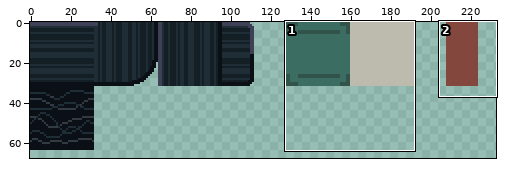
File history of a pixel-art file, asset_files/sub_atlas.ase. Above, an overview of the earlier version with the close-up marked.
Close-up. Before the edit:
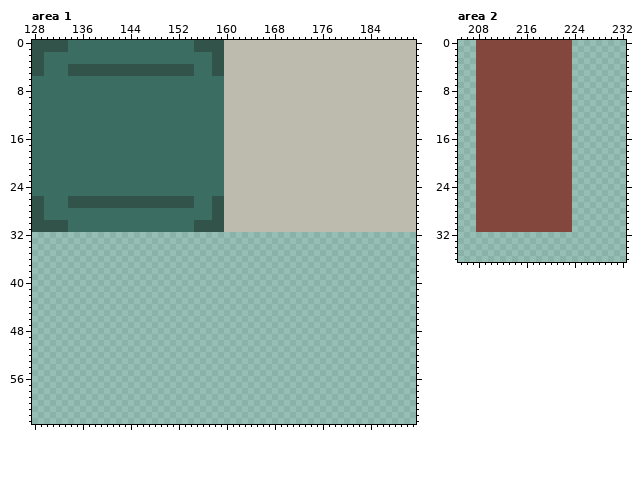
256x256 pixels, 1 frame. Shown: area 1: x 128..191, y 0..63; area 2: x 205..232, y 0..36. The wide view leaves out empty margins.
Now the later version:
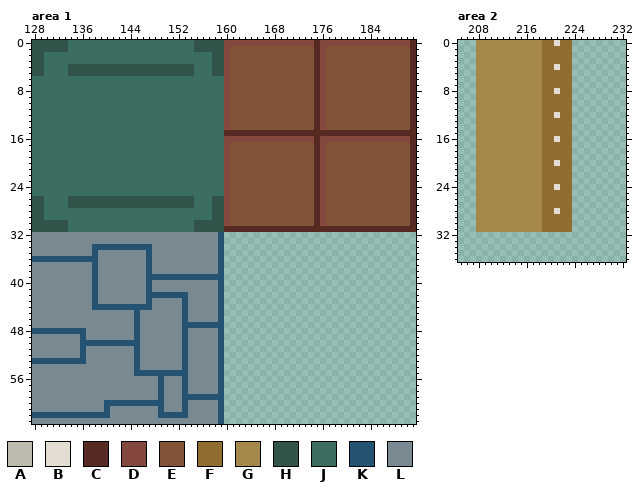
Palette (. is transparent): A #bdbbae  B #e3ddd1  C #562923  D #83473d  E #825337  F #906c30  G #a6884a  H #32534a  J #3b6d62  K #245273  L #798a92
Changes in this commit:
Changed rows in their new state; - is an unchanged pixel.
Area 1:
first column x 128:
 0 --------------------------------DDDDDDDDDDDDDDDCDDDDDDDDDDDDDDDC
 1 --------------------------------DEEEEEEEEEEEEEECDEEEEEEEEEEEEEEC
 2 --------------------------------DEEEEEEEEEEEEEECDEEEEEEEEEEEEEEC
 3 --------------------------------DEEEEEEEEEEEEEECDEEEEEEEEEEEEEEC
 4 --------------------------------DEEEEEEEEEEEEEECDEEEEEEEEEEEEEEC
 5 --------------------------------DEEEEEEEEEEEEEECDEEEEEEEEEEEEEEC
 6 --------------------------------DEEEEEEEEEEEEEECDEEEEEEEEEEEEEEC
 7 --------------------------------DEEEEEEEEEEEEEECDEEEEEEEEEEEEEEC
 8 --------------------------------DEEEEEEEEEEEEEECDEEEEEEEEEEEEEEC
 9 --------------------------------DEEEEEEEEEEEEEECDEEEEEEEEEEEEEEC
10 --------------------------------DEEEEEEEEEEEEEECDEEEEEEEEEEEEEEC
11 --------------------------------DEEEEEEEEEEEEEECDEEEEEEEEEEEEEEC
12 --------------------------------DEEEEEEEEEEEEEECDEEEEEEEEEEEEEEC
13 --------------------------------DEEEEEEEEEEEEEECDEEEEEEEEEEEEEEC
14 --------------------------------DEEEEEEEEEEEEEECDEEEEEEEEEEEEEEC
15 --------------------------------CCCCCCCCCCCCCCCCCCCCCCCCCCCCCCCC
16 --------------------------------DDDDDDDDDDDDDDDCDDDDDDDDDDDDDDDC
17 --------------------------------DEEEEEEEEEEEEEECDEEEEEEEEEEEEEEC
18 --------------------------------DEEEEEEEEEEEEEECDEEEEEEEEEEEEEEC
19 --------------------------------DEEEEEEEEEEEEEECDEEEEEEEEEEEEEEC
20 --------------------------------DEEEEEEEEEEEEEECDEEEEEEEEEEEEEEC
21 --------------------------------DEEEEEEEEEEEEEECDEEEEEEEEEEEEEEC
22 --------------------------------DEEEEEEEEEEEEEECDEEEEEEEEEEEEEEC
23 --------------------------------DEEEEEEEEEEEEEECDEEEEEEEEEEEEEEC
24 --------------------------------DEEEEEEEEEEEEEECDEEEEEEEEEEEEEEC
25 --------------------------------DEEEEEEEEEEEEEECDEEEEEEEEEEEEEEC
26 --------------------------------DEEEEEEEEEEEEEECDEEEEEEEEEEEEEEC
27 --------------------------------DEEEEEEEEEEEEEECDEEEEEEEEEEEEEEC
28 --------------------------------DEEEEEEEEEEEEEECDEEEEEEEEEEEEEEC
29 --------------------------------DEEEEEEEEEEEEEECDEEEEEEEEEEEEEEC
30 --------------------------------DEEEEEEEEEEEEEECDEEEEEEEEEEEEEEC
31 --------------------------------CCCCCCCCCCCCCCCCCCCCCCCCCCCCCCCC
32 LLLLLLLLLLLLLLLLLLLLLLLLLLLLLLLK--------------------------------
33 LLLLLLLLLLLLLLLLLLLLLLLLLLLLLLLK--------------------------------
34 LLLLLLLLLLKKKKKKKKKKLLLLLLLLLLLK--------------------------------
35 LLLLLLLLLLKLLLLLLLLKLLLLLLLLLLLK--------------------------------
36 KKKKKKKKKKKLLLLLLLLKLLLLLLLLLLLK--------------------------------
37 LLLLLLLLLLKLLLLLLLLKLLLLLLLLLLLK--------------------------------
38 LLLLLLLLLLKLLLLLLLLKLLLLLLLLLLLK--------------------------------
39 LLLLLLLLLLKLLLLLLLLKKKKKKKKKKKKK--------------------------------
40 LLLLLLLLLLKLLLLLLLLKLLLLLLLLLLLK--------------------------------
41 LLLLLLLLLLKLLLLLLLLKLLLLLLLLLLLK--------------------------------
42 LLLLLLLLLLKLLLLLLLLKKKKKKKLLLLLK--------------------------------
43 LLLLLLLLLLKLLLLLLLLKLLLLLKLLLLLK--------------------------------
44 LLLLLLLLLLKKKKKKKKKKLLLLLKLLLLLK--------------------------------
45 LLLLLLLLLLLLLLLLLKLLLLLLLKLLLLLK--------------------------------
46 LLLLLLLLLLLLLLLLLKLLLLLLLKLLLLLK--------------------------------
47 LLLLLLLLLLLLLLLLLKLLLLLLLKKKKKKK--------------------------------
48 KKKKKKKKKLLLLLLLLKLLLLLLLKLLLLLK--------------------------------
49 LLLLLLLLKLLLLLLLLKLLLLLLLKLLLLLK--------------------------------
50 LLLLLLLLKKKKKKKKKKLLLLLLLKLLLLLK--------------------------------
51 LLLLLLLLKLLLLLLLLKLLLLLLLKLLLLLK--------------------------------
52 LLLLLLLLKLLLLLLLLKLLLLLLLKLLLLLK--------------------------------
53 KKKKKKKKKLLLLLLLLKLLLLLLLKLLLLLK--------------------------------
54 LLLLLLLLLLLLLLLLLKLLLLLLLKLLLLLK--------------------------------
55 LLLLLLLLLLLLLLLLLKKKKKKKKKLLLLLK--------------------------------
56 LLLLLLLLLLLLLLLLLLLLLKLLLKLLLLLK--------------------------------
57 LLLLLLLLLLLLLLLLLLLLLKLLLKLLLLLK--------------------------------
58 LLLLLLLLLLLLLLLLLLLLLKLLLKLLLLLK--------------------------------
59 LLLLLLLLLLLLLLLLLLLLLKLLLKKKKKKK--------------------------------
60 LLLLLLLLLLLLKKKKKKKKKKLLLKLLLLLK--------------------------------
61 LLLLLLLLLLLLKLLLLLLLLKLLLKLLLLLK--------------------------------
62 KKKKKKKKKKKKKLLLLLLLLKKKKKLLLLLK--------------------------------
63 LLLLLLLLLLLLLLLLLLLLLLLLLLLLLLLK--------------------------------
Area 2:
first column x 208:
 0 GGGGGGGGGGGFFBFF
 1 GGGGGGGGGGGFFFFF
 2 GGGGGGGGGGGFFFFF
 3 GGGGGGGGGGGFFFFF
 4 GGGGGGGGGGGFFBFF
 5 GGGGGGGGGGGFFFFF
 6 GGGGGGGGGGGFFFFF
 7 GGGGGGGGGGGFFFFF
 8 GGGGGGGGGGGFFBFF
 9 GGGGGGGGGGGFFFFF
10 GGGGGGGGGGGFFFFF
11 GGGGGGGGGGGFFFFF
12 GGGGGGGGGGGFFBFF
13 GGGGGGGGGGGFFFFF
14 GGGGGGGGGGGFFFFF
15 GGGGGGGGGGGFFFFF
16 GGGGGGGGGGGFFBFF
17 GGGGGGGGGGGFFFFF
18 GGGGGGGGGGGFFFFF
19 GGGGGGGGGGGFFFFF
20 GGGGGGGGGGGFFBFF
21 GGGGGGGGGGGFFFFF
22 GGGGGGGGGGGFFFFF
23 GGGGGGGGGGGFFFFF
24 GGGGGGGGGGGFFBFF
25 GGGGGGGGGGGFFFFF
26 GGGGGGGGGGGFFFFF
27 GGGGGGGGGGGFFFFF
28 GGGGGGGGGGGFFBFF
29 GGGGGGGGGGGFFFFF
30 GGGGGGGGGGGFFFFF
31 GGGGGGGGGGGFFFFF
Boxes around the changes in both close-ups, in picture pixels (x1, y1, x2, y2):
changed: (32, 40, 416, 424)
changed: (476, 40, 572, 232)
